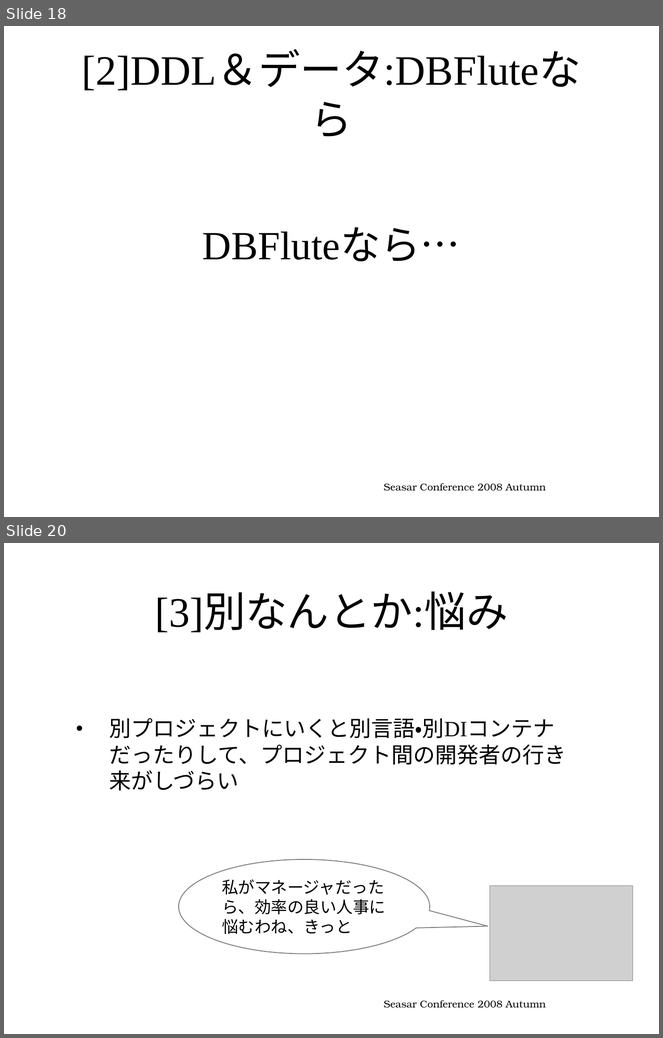
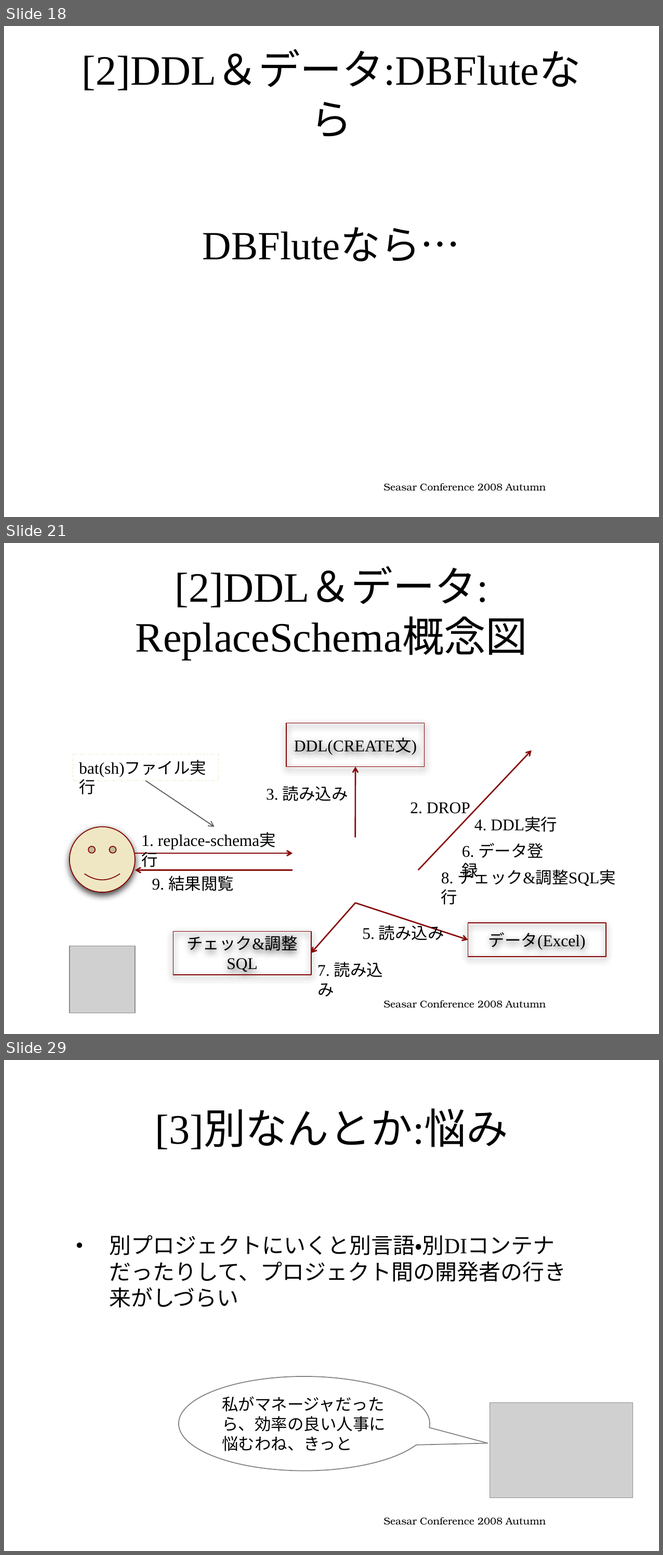
Before and after one commit to seasarorg/dbflute, a slide deck: dbflute/etc/doc/ref/session/resource/GenbaSolution2-sc2008autumn-dbflute.pptx. Shown one above the other, each under a label of ours: slides 18 and 20 before the commit, slides 18, 21 and 29 after it; the slides between them are not shown. The pictures are 663x1038 and 663x1555 pixels, drawn with LibreOffice and Linux fonts; fonts in the diff are those of the drawing; grey boxes stand for pictures; background and template pictures are left out. Boxes give left, top, right and bottom in pixels: in the first picture for what was removed or moved away, otherwise in the second. Text is boxed around its words. In the diff, an @@ line names an element or a change of style, - is before the commit and + after.

Commit message:
Making conference document.

```diff
--- a/dbflute/etc/doc/ref/session/resource/GenbaSolution2-sc2008autumn-dbflute.pptx
+++ b/dbflute/etc/doc/ref/session/resource/GenbaSolution2-sc2008autumn-dbflute.pptx
@@ slide 21 added at (x1=4, y1=543, x2=659, y2=1034), background picture (left out) @@
@@ title added at (x1=135, y1=568, x2=528, y2=660), 46 pt, text #000000 @@
+[2]DDL＆データ:
+ReplaceSchema概念図
@@ rectangle added at (x1=286, y1=723, x2=424, y2=767), outline #860605 1 pt, 18 pt, text #000000 @@
+DDL(CREATE文)
@@ rectangle added at (x1=73, y1=755, x2=219, y2=781), outline #000000 0.75 pt dashed, 18 pt, text #000000 @@
+bat(sh)ファイル実行
@@ arrow added from (418, 871) to (531, 750), #860908 1.5 pt @@
@@ arrow added from (355, 838) to (356, 767), #860908 1.5 pt @@
@@ arrow added from (145, 781) to (214, 827), #595959 1 pt @@
@@ text added at (x1=266, y1=786, x2=348, y2=801), 18 pt, text #000000 @@
+3. 読み込み
@@ text added at (x1=410, y1=802, x2=470, y2=817), 18 pt, text #000000 @@
+2. DROP
@@ text added at (x1=475, y1=818, x2=557, y2=832), 18 pt, text #000000 @@
+4. DDL実行
@@ smiley face added at (x1=70, y1=827, x2=135, y2=892), fill #EFE7C3, outline #860605 1 pt @@
@@ text added at (x1=141, y1=834, x2=276, y2=850), 18 pt, text #000000 @@
+1. replace-schema実行
@@ arrow added from (135, 853) to (293, 853), #860908 1.5 pt @@
@@ text added at (x1=462, y1=843, x2=544, y2=882), 18 pt, text #000000 @@
+6. データ登録
@@ text added at (x1=441, y1=867, x2=616, y2=886), 18 pt, text #000000 @@
+8. チェック&調整SQL実行
@@ arrow added from (293, 871) to (135, 871), #860908 1.5 pt @@
@@ text added at (x1=152, y1=876, x2=234, y2=891), 18 pt, text #000000 @@
+9. 結果閲覧
@@ arrow added from (355, 903) to (311, 953), #860908 1.5 pt @@
@@ arrow added from (355, 903) to (468, 940), #860908 1.5 pt @@
@@ rectangle added at (x1=173, y1=931, x2=311, y2=975), outline #860605 1 pt, 18 pt, text #000000 @@
+チェック&調整SQL
@@ text added at (x1=362, y1=923, x2=444, y2=941), 18 pt, text #000000 @@
+5. 読み込み
@@ rectangle added at (x1=468, y1=923, x2=606, y2=956), outline #860605 1 pt, 18 pt, text #000000 @@
+データ(Excel)
@@ picture added at (x1=70, y1=947, x2=135, y2=1014) @@
@@ text added at (x1=318, y1=962, x2=383, y2=997), 18 pt, text #000000 @@
+7. 読み込み
@@ text added at (x1=384, y1=1001, x2=546, y2=1008), 11 pt, text #000000 @@
+Seasar Conference 2008 Autumn
@@ what was slide 20 is now slide 29 @@
```
Also in this commit, not shown: 1 slide changed, 8 other slides added.
